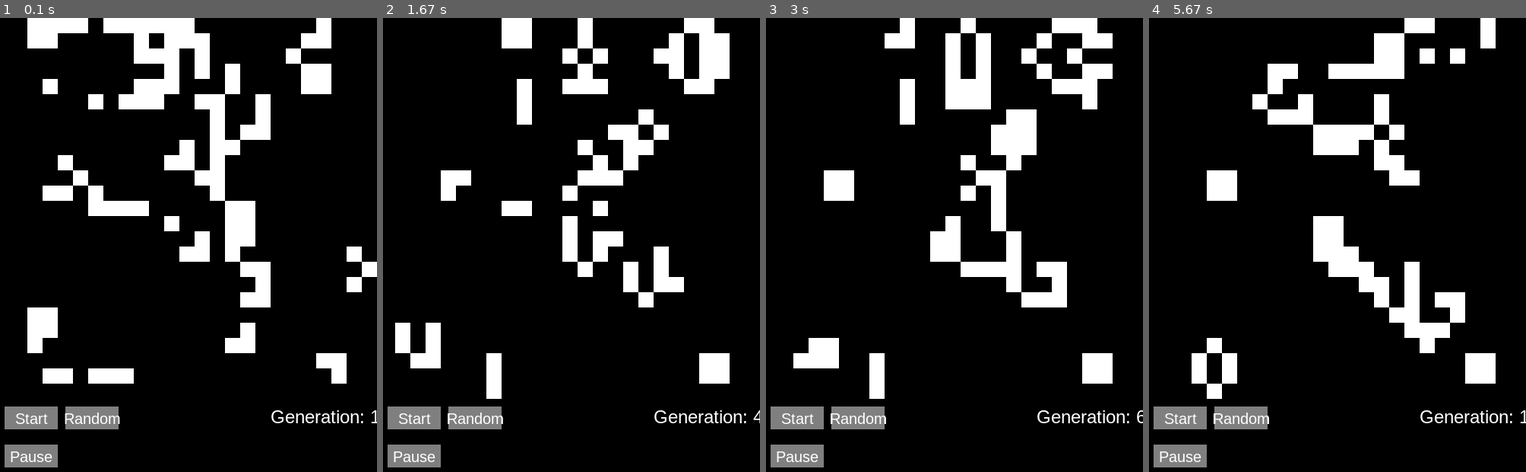
Above: before the commit, frames 1-4 (left to right).
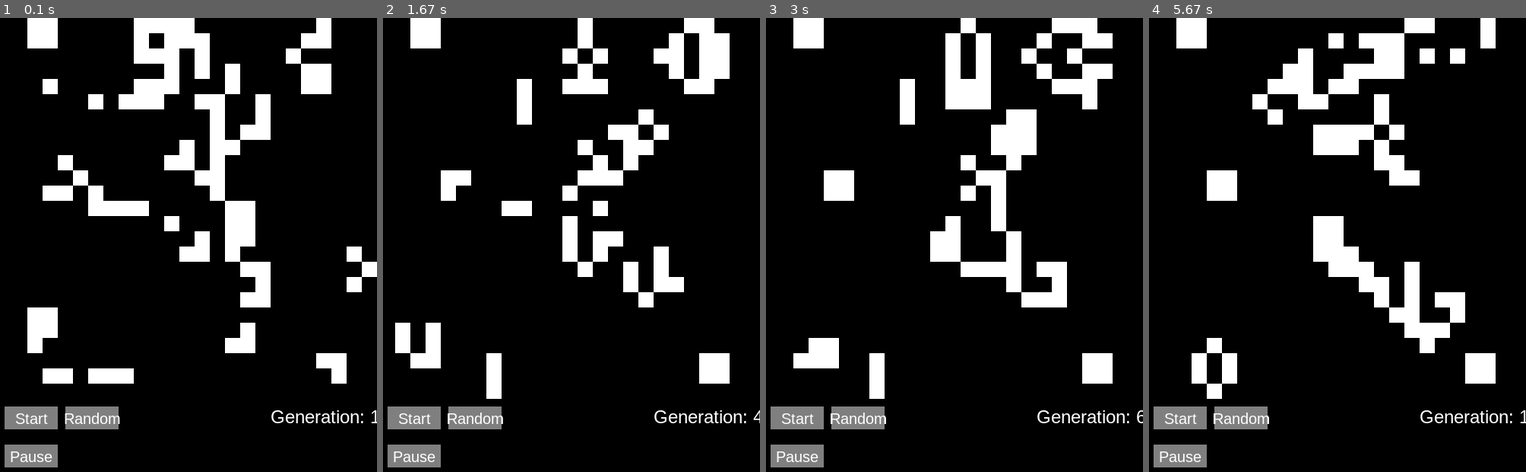
Above: after the commit, the same moments.

Repository: aaronw4/Game-of-Life
Game: pygame game, started from pyGame..py
Same seed, same stepped clock (60 frames per second), same inputs: the game is played once before the commit and once after it.
Inputs (mouse positions are in pixels of both pictures, inside the frame that each line leads up to):
- Up to frame 1 (0.1 s): no input
- Up to frame 2 (1.67 s): click "Start" at 1.02 s; click (450, 353) at 1.62 s
- Up to frame 3 (3 s): no input
- Up to frame 4 (5.67 s): click "Start" at 3.4 s; move the mouse to (1341, 294) at 3.98 s; click (1341, 294) at 4.47 s

The runs differ from the first frame. In frame 1, 0.5% of the frame differs, in the area x 15-36%, y 0-4%; in frame 2, 1.1%; in frame 3, 0.9%; in frame 4, 2.3%, in the area x 7-60%, y 0-24%.

Commit message:
Fixed issue w/ off grid cells counting toward life

Diff:
--- a/pyGame..py
+++ b/pyGame..py
@@ -3,10 +3,8 @@
 
 size = width, height = 500, 600
 #Cell is 20x20 giving a 25x25 grid
-dead_color = 0, 0, 0
-#black
-alive_color = 255, 255, 255
-#white
+dead_color = 0, 0, 0 #black
+alive_color = 255, 255, 255 #white
 dark_gray = 50, 50, 50
 gray = 127, 127, 127
 
@@ -114,18 +112,34 @@
         pygame.display.flip()
 
     def check_neighboors(self, col, row):
-        def get_value(col, row):
-            try:
-                value = self.grids[self.grid_active][col][row]
-            except:
-                value = 0
-            return value
-        #Counts live neighboors. Ignores None from cells on boarder
+        neighboor_list = []
+        #create a list to hold valid neighbooring cells
 
-        alive_neighboors = get_value(col-1, row) + get_value(col+1, row) + get_value(col, row-1)\
-        + get_value(col, row+1) + get_value(col-1, row-1) + get_value(col+1, row-1)\
-        + get_value(col-1, row+1) + get_value(col+1, row+1)
-        #counts the number of live neighboors
+        for column in range(-1, 2):
+            for rows in range(-1, 2):
+                neighboor_row = row + rows
+                neighboor_column = col + column
+                #Iterates through all neighbooring cells
+
+                valid_neighboor = True
+
+                if (neighboor_row) == row and (neighboor_column) == col:
+                    valid_neighboor = False
+                #Does not count itself as a neighboor
+
+                if (neighboor_row) < 0 or (neighboor_row) > 24:
+                    valid_neighboor = False
+
+                if (neighboor_column) < 0 or (neighboor_column) > 24:
+                    valid_neighboor = False
+                #Neighboor must fall in rows and columns 0 to 24 to be valid
+
+                if valid_neighboor:
+                    neighboor_list.append(self.grids[self.grid_active][neighboor_column][neighboor_row])
+                #Adds neighboor cells that are valid to list
+
+        alive_neighboors = sum(neighboor_list)
+        #adds up the value of all neighbooring cells
 
         if self.grids[self.grid_active][col][row] == 1:
             if alive_neighboors < 2:
